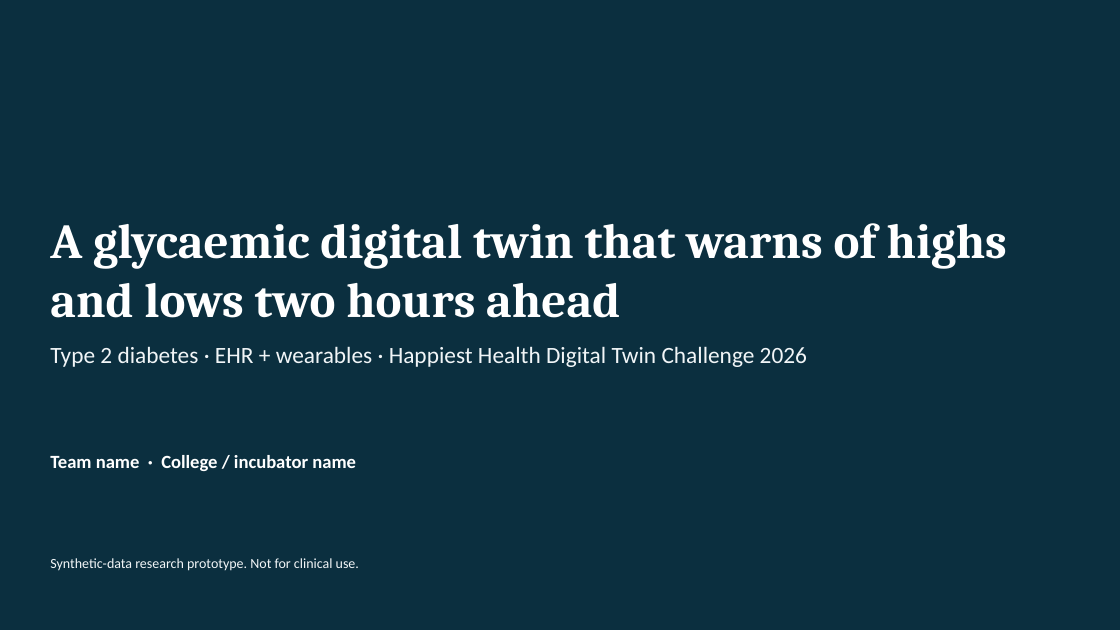
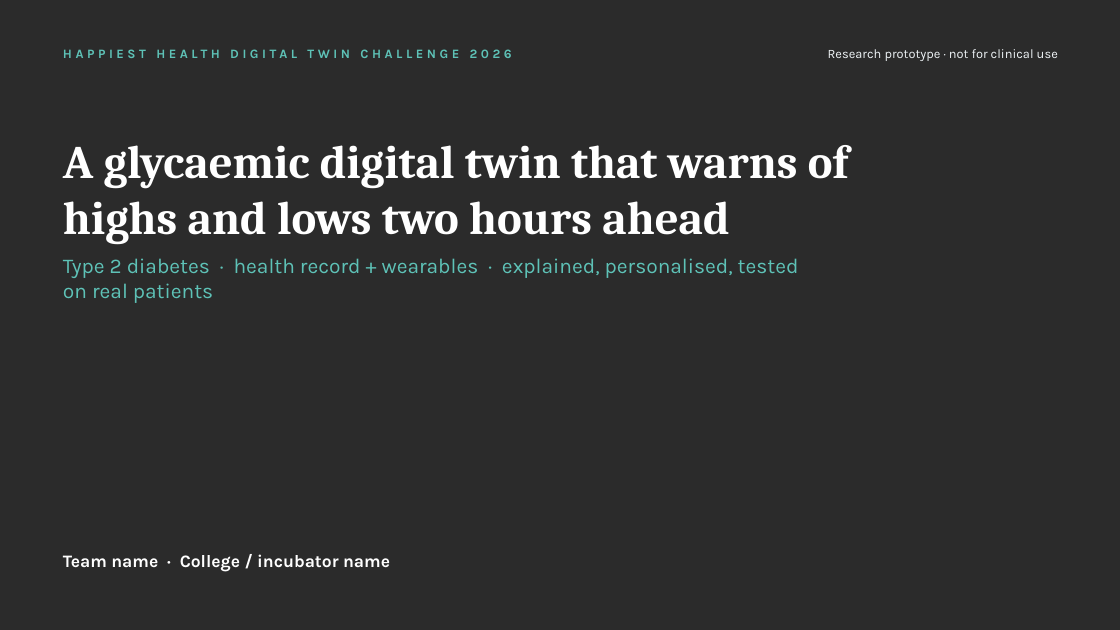
Before and after one commit to AkhileshNalla11/Sync-and-Predict_BITSoM, a slide deck: slide 1 of docs/presentation.pptx. Drawn at 1120x630 pixels with LibreOffice and Linux fonts; fonts in the diff are those of the drawing; background and template pictures are left out; a plain dark background stands for a picture behind light text. Boxes give left, top, right and bottom in pixels: in the first picture for what was removed or moved away, otherwise in the second. Text is boxed around its words. In the diff, an @@ line names an element or a change of style, - is before the commit and + after.

```diff
--- a/docs/presentation.pptx
+++ b/docs/presentation.pptx
@@ background #0B2F3F to picture (left out) @@
@@ text added at (x1=63, y1=49, x2=512, y2=58), 11 pt, text #5EC2B7, bold @@
+HAPPIEST HEALTH DIGITAL TWIN CHALLENGE 2026
@@ text at (x1=828, y1=49, x2=1058, y2=61): text changed; size 12 to 11 pt; font Calibri to Karla; text colour #F1F5F7 to #EEF3F6 @@
-Synthetic-data research prototype. Not for clinical use.
+Research prototype · not for clinical use
@@ title "A glycaemic digital twin that ..." moved from (x1=50, y1=223, x2=1007, y2=318) to (x1=63, y1=145, x2=848, y2=244) @@
@@ title "A glycaemic digital twin that ..." at (x1=63, y1=145, x2=848, y2=244): size 42 to 40 pt @@
@@ text added at (x1=63, y1=258, x2=799, y2=303), 18 pt, text #5EC2B7 @@
+Type 2 diabetes · health record + wearables · explained, personalised, tested on real patients
@@ text removed at (x1=50, y1=346, x2=807, y2=367) @@
-Type 2 diabetes · EHR + wearables · Happiest Health Digital Twin Challenge 2026
@@ text "Team name · College / ..." moved from (x1=50, y1=455, x2=356, y2=471) to (x1=63, y1=554, x2=390, y2=572) @@
@@ text "Team name · College / ..." at (x1=63, y1=554, x2=390, y2=572): size 16 to 15 pt, font Calibri to Karla @@
```
Also in this commit, not shown: 19 other slides changed, 1 other file.
